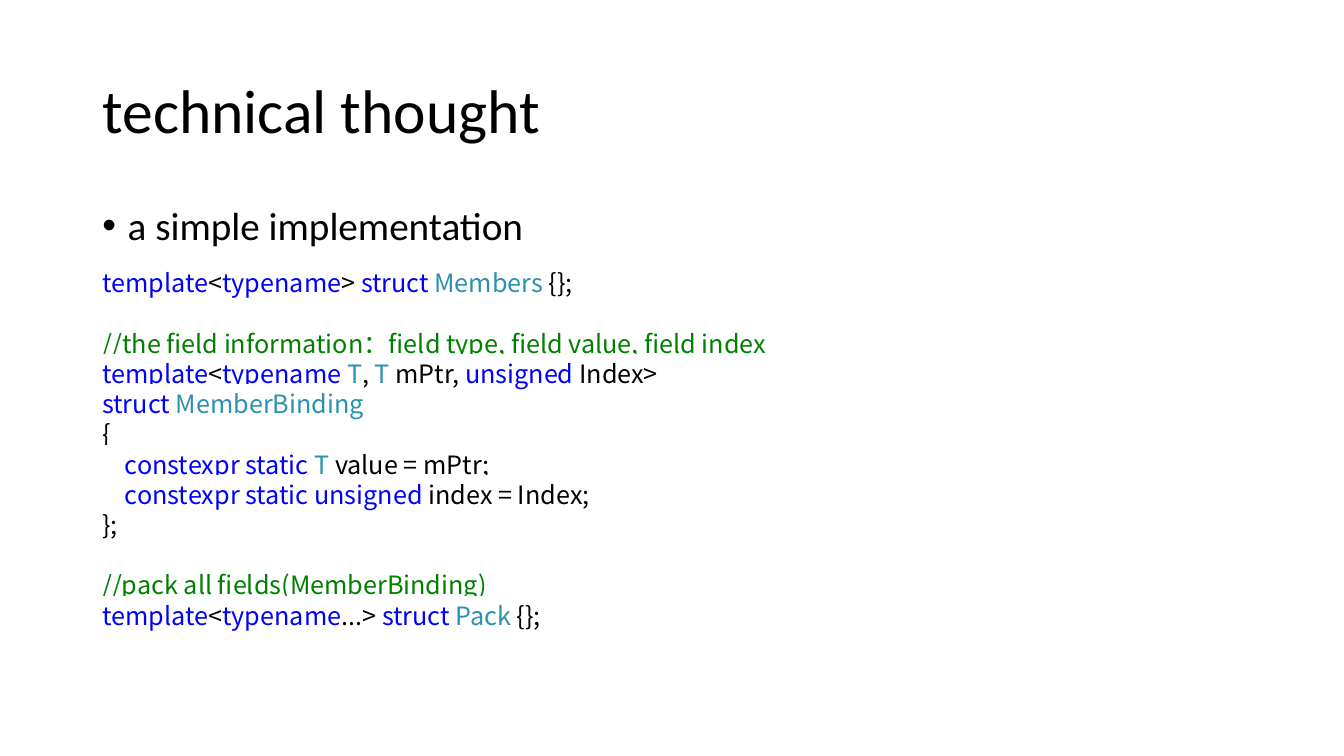
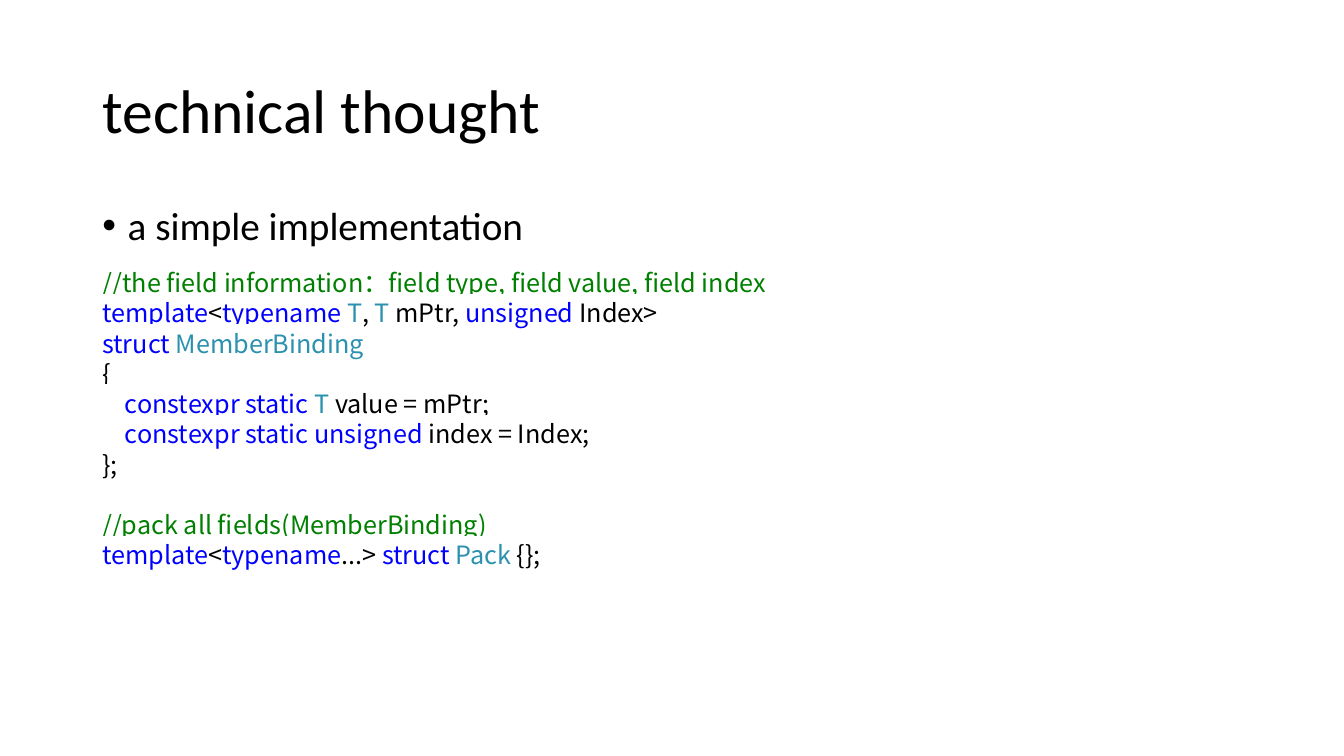
Before and after one commit to qicosmos/cppcon2017, a slide deck: slide 27 of cppcon2017.pptx (slide 28 before the commit). Drawn at 1344x756 pixels with LibreOffice and Linux fonts; fonts in the diff are those of the drawing. Boxes give left, top, right and bottom in pixels: in the first picture for what was removed or moved away, otherwise in the second. Text is boxed around its words. In the diff, an @@ line names an element or a change of style, - is before the commit and + after.

```diff
--- a/cppcon2017.pptx
+++ b/cppcon2017.pptx
@@ text at bbox=[102, 272, 544, 298]: paragraph removed @@
-template<typename> struct Members {};
```
Also in this commit, not shown: 3 other slides changed, 1 slide removed.
